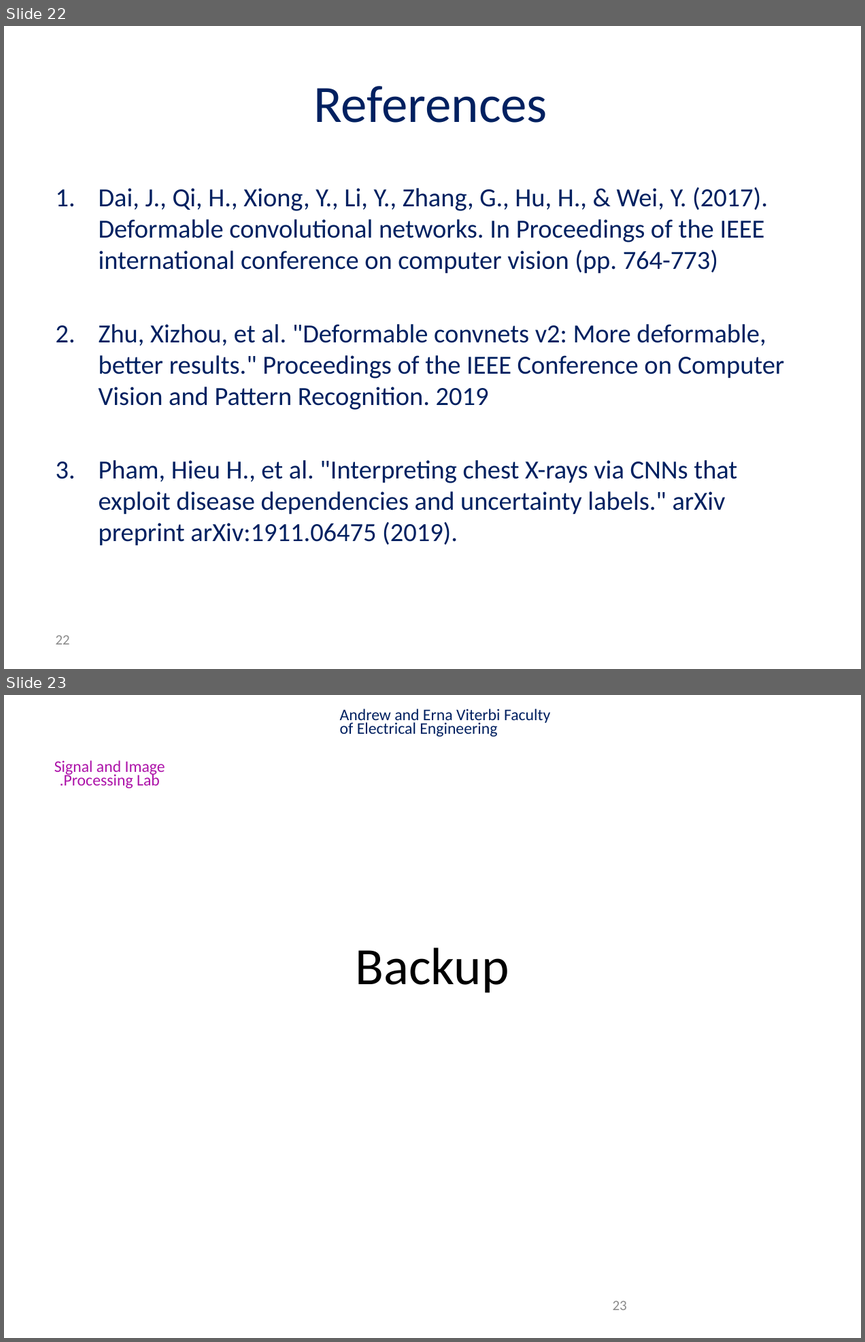
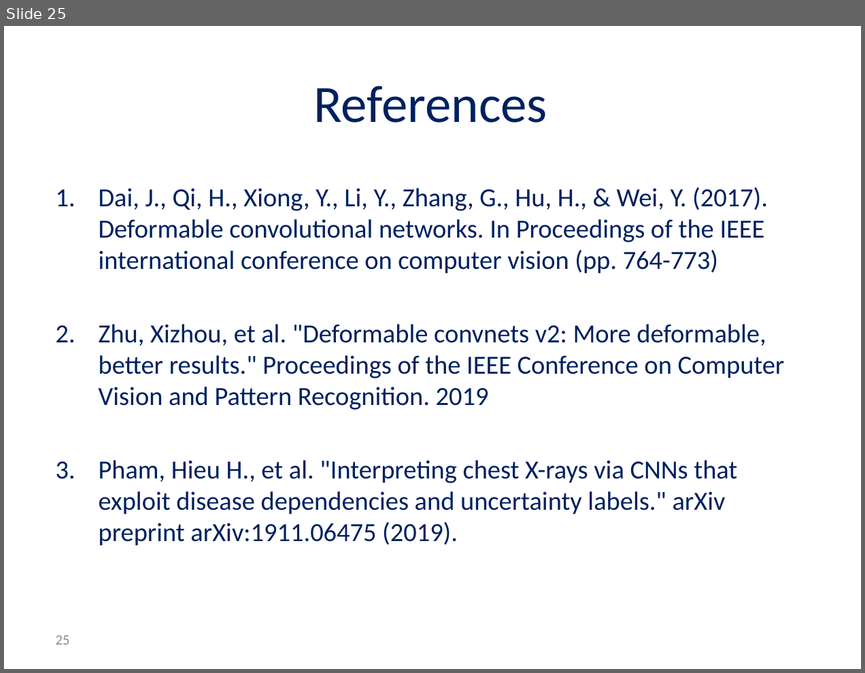
Before and after one commit to andyro2/Pneumonia-Detection-from-Chest-X-Rays-with-Robustness-to-Deformations, a slide deck: MidPresentation_Andy_Or.pptx. Shown one above the other, each under a label of ours: slides 22 and 23 before the commit, slide 25 after it. The pictures are 865x1342 and 865x673 pixels, drawn with LibreOffice and Linux fonts; fonts in the diff are those of the drawing; background and template pictures are left out. Boxes give left, top, right and bottom in pixels: in the first picture for what was removed or moved away, otherwise in the second. Text is boxed around its words. In the diff, an @@ line names an element or a change of style, - is before the commit and + after.

```diff
--- a/MidPresentation_Andy_Or.pptx
+++ b/MidPresentation_Andy_Or.pptx
@@ slide 23 removed at <box>4,695,861,1338</box>, background #FFFFFF @@
@@ text removed at <box>340,709,550,736</box> @@
-Andrew and Erna Viterbi Faculty of Electrical Engineering
@@ text removed at <box>54,760,165,788</box> @@
-Signal and Image Processing Lab.
@@ title removed at <box>356,947,509,993</box> @@
-Backup
@@ page number removed at <box>613,1300,627,1310</box> @@
-23
@@ what was slide 22 is now slide 25 @@
@@ page number at <box>56,635,70,644</box>: text changed @@
-22
+25
```
Also in this commit, not shown: 3 slides changed, 3 slides added, 2 other slides removed.
